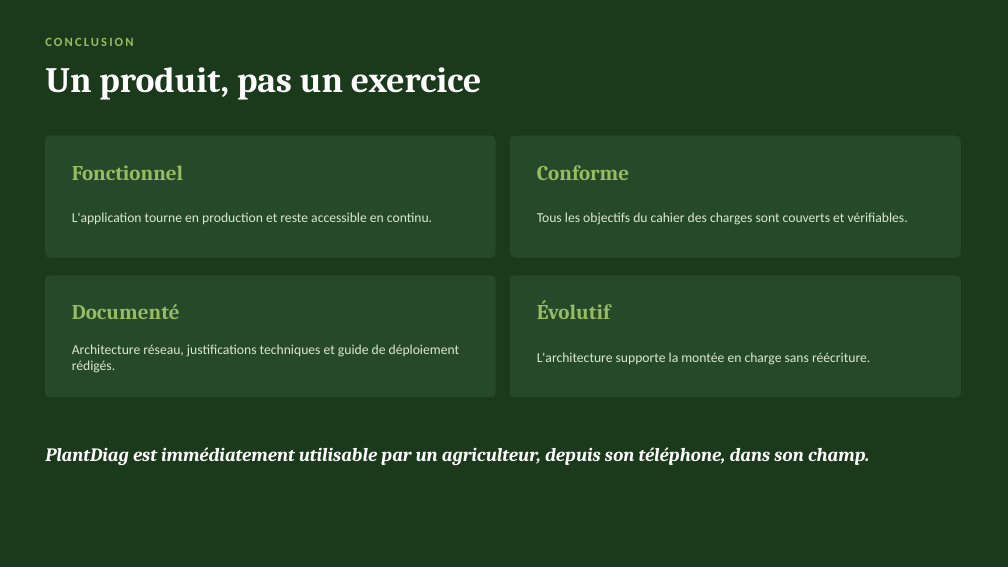
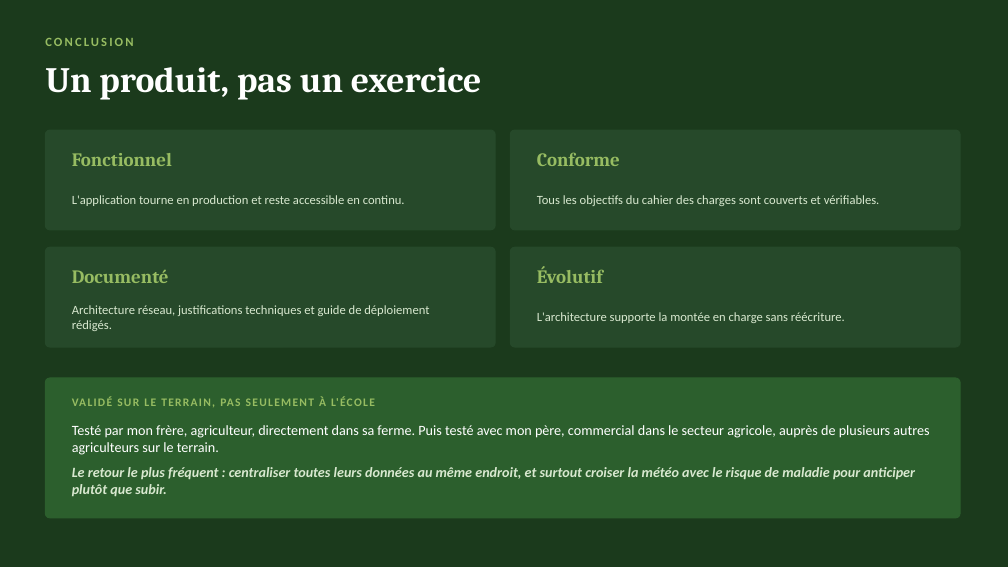
Before and after one commit to Antonito35/diagnositique-plante, a slide deck: slide 15 of SOUTENANCE.pptx. Drawn at 1008x567 pixels with LibreOffice and Linux fonts; fonts in the diff are those of the drawing. Boxes give left, top, right and bottom in pixels: in the first picture for what was removed or moved away, otherwise in the second. Text is boxed around its words. In the diff, an @@ line names an element or a change of style, - is before the commit and + after.

```diff
--- a/SOUTENANCE.pptx
+++ b/SOUTENANCE.pptx
@@ rounded rectangle: place and size @@
-rounded rectangle at [45, 136, 495, 257]
+rounded rectangle at [45, 130, 495, 230]
@@ text "Fonctionnel": place and size @@
-text "Fonctionnel" at [72, 165, 183, 180]
+text "Fonctionnel" at [72, 153, 172, 166]
@@ rounded rectangle: place and size @@
-rounded rectangle at [510, 136, 960, 257]
+rounded rectangle at [510, 130, 960, 230]
@@ text "Conforme": place and size @@
-text "Conforme" at [537, 165, 630, 180]
+text "Conforme" at [537, 152, 620, 166]
@@ text "L'application tourne en production et ...": place and size @@
-text "L'application tourne en production et ..." at [72, 212, 432, 224]
+text "L'application tourne en production et ..." at [72, 195, 405, 206]
@@ text "Tous les objectifs du cahier ...": place and size @@
-text "Tous les objectifs du cahier ..." at [537, 212, 908, 225]
+text "Tous les objectifs du cahier ..." at [537, 195, 880, 206]
@@ rounded rectangle: place and size @@
-rounded rectangle at [45, 276, 495, 397]
+rounded rectangle at [45, 247, 495, 347]
@@ text "Documenté": place and size @@
-text "Documenté" at [72, 304, 180, 319]
+text "Documenté" at [72, 270, 169, 283]
@@ proportions changed in 4 elements at [45, 130, 495, 230], [510, 130, 960, 230], [45, 247, 495, 347], [510, 247, 960, 347] @@
@@ rounded rectangle: place and size @@
-rounded rectangle at [510, 276, 960, 397]
+rounded rectangle at [510, 247, 960, 347]
@@ size 20 to 18 pt in 4 elements at [72, 153, 172, 166], [537, 152, 620, 166], [72, 270, 169, 283], [537, 266, 603, 283] @@
@@ text "Évolutif": place and size @@
-text "Évolutif" at [537, 300, 610, 319]
+text "Évolutif" at [537, 266, 603, 283]
@@ text "Architecture réseau, justifications techniques et ...": place and size @@
-text "Architecture réseau, justifications techniques et ..." at [72, 344, 460, 373]
+text "Architecture réseau, justifications techniques et ..." at [72, 305, 429, 331]
@@ size 13 to 12 pt in 4 elements at [72, 195, 405, 206], [537, 195, 880, 206], [72, 305, 429, 331], [537, 312, 845, 323] @@
@@ text "L'architecture supporte la montée en ...": place and size @@
-text "L'architecture supporte la montée en ..." at [537, 352, 870, 365]
+text "L'architecture supporte la montée en ..." at [537, 312, 845, 323]
@@ rounded rectangle: place and size @@
-rounded rectangle at [45, 447, 869, 465]
+rounded rectangle at [45, 378, 960, 518]
@@ rounded rectangle at [45, 378, 960, 518]: fill none to #2C5F2D; outline none to #2C5F2D 1 pt @@
@@ text added at [319, 397, 339, 406], 11 pt, text #97BC62, bold @@
+VALIDÉ SUR LE TERRAIN, PAS SEULEMENT À L'ÉCOLE
@@ text in rounded rectangle at [45, 447, 869, 465]: text removed @@
-PlantDiag est immédiatement utilisable par un agriculteur, depuis son téléphone, dans son champ.
@@ text added at [72, 425, 929, 455], 13.5 pt, text #FFFFFF @@
+Testé par mon frère, agriculteur, directement dans sa ferme. Puis testé avec mon père, commercial dans le secteur agricole, auprès de plusieurs autres agriculteurs sur le terrain.
@@ text added at [72, 467, 915, 496], 13.5 pt, text #D8E8CF, bold, italic @@
+Le retour le plus fréquent : centraliser toutes leurs données au même endroit, et surtout croiser la météo avec le risque de maladie pour anticiper plutôt que subir.
```
Also in this commit, not shown: 2 other files.
